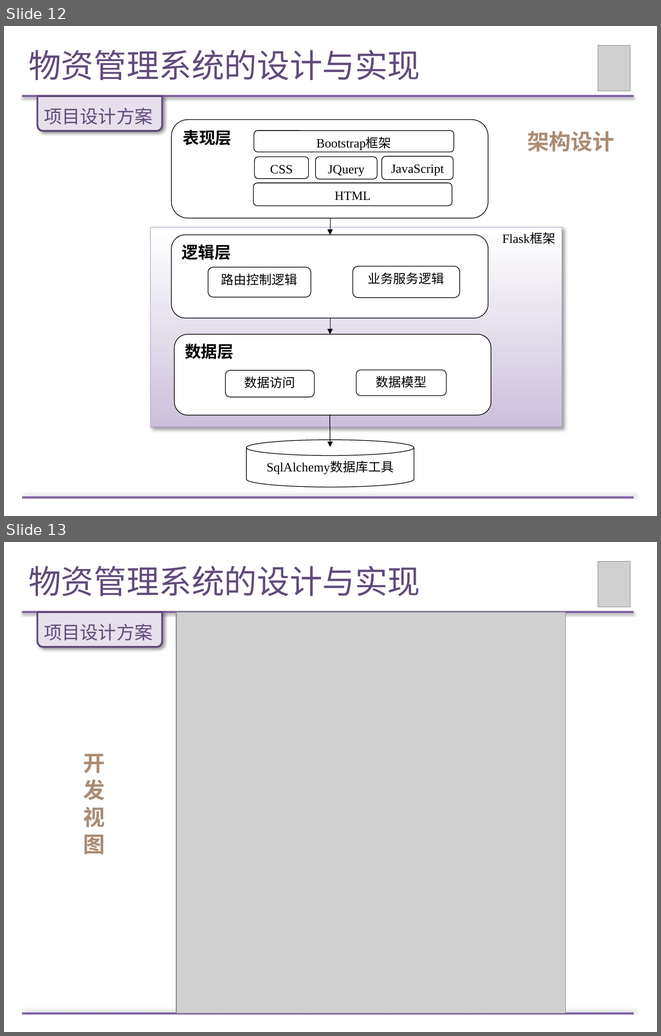
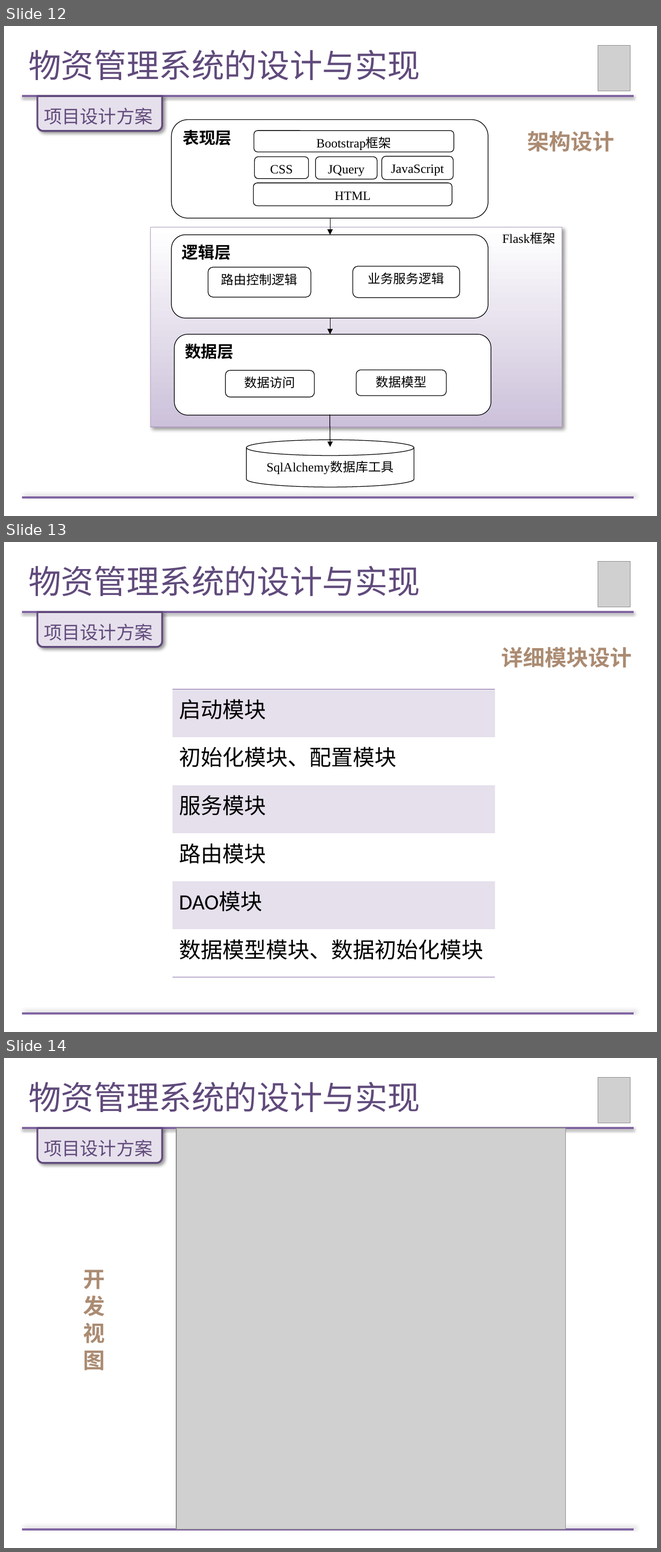
Before and after one commit to Wendy-Wu/LM-paper, a slide deck: 论文答辩PPT.pptx. Shown one above the other, each under a label of ours: slides 12 and 13 before the commit, slides 12, 13 and 14 after it. The pictures are 661x1036 and 661x1552 pixels, drawn with LibreOffice and Linux fonts; fonts in the diff are those of the drawing; grey boxes stand for pictures. Boxes give left, top, right and bottom in pixels: in the first picture for what was removed or moved away, otherwise in the second. Text is boxed around its words. In the diff, an @@ line names an element or a change of style, - is before the commit and + after.

```diff
--- a/论文答辩PPT.pptx
+++ b/论文答辩PPT.pptx
@@ slide 13 added at [4, 542, 657, 1032], background #FFFFFF @@
@@ title added at [28, 566, 420, 596], 36 pt, text #604A7B @@
+物资管理系统的设计与实现
@@ picture added at [598, 562, 630, 607] @@
@@ line added from (22, 612) to (634, 612), #8064A2 2 pt @@
@@ round same rect added at [37, 612, 162, 646], fill #E6E0EC, outline #604A7B 2 pt @@
@@ text added at [44, 624, 153, 641], 20 pt, text #604A7B @@
+项目设计方案
@@ text added at [502, 647, 632, 668], 24 pt, text #AB8B72, bold @@
+详细模块设计
@@ table added at [173, 689, 495, 977], 6 rows, 1 columns @@
+启动模块
+初始化模块、配置模块
+服务模块
+路由模块
+DAO模块
+数据模型模块、数据初始化模块
@@ line added from (22, 1013) to (634, 1013), #8064A2 2 pt @@
@@ what was slide 13 is now slide 14 @@
```
Also in this commit, not shown: 9 slides changed, 6 other slides added.
